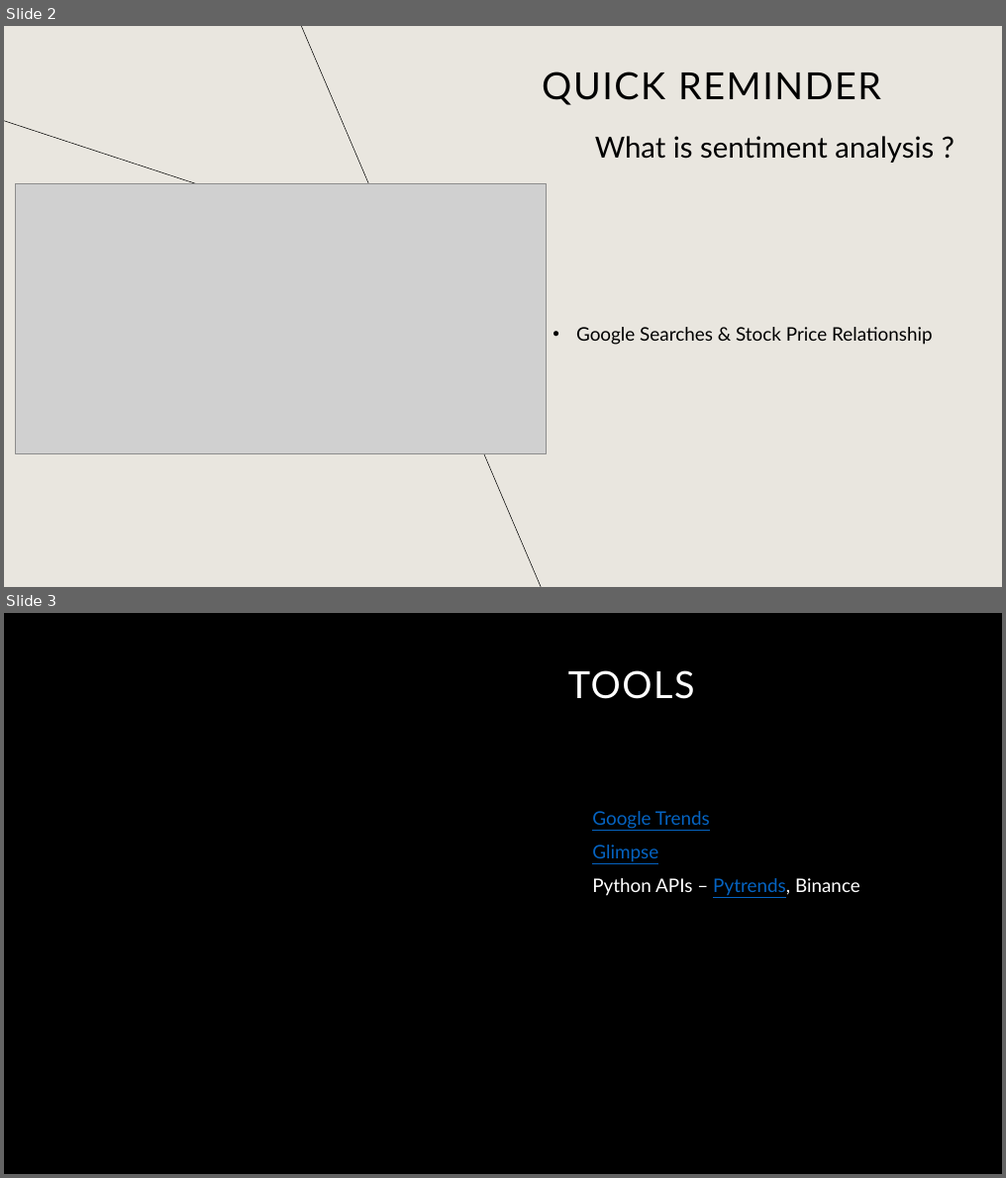
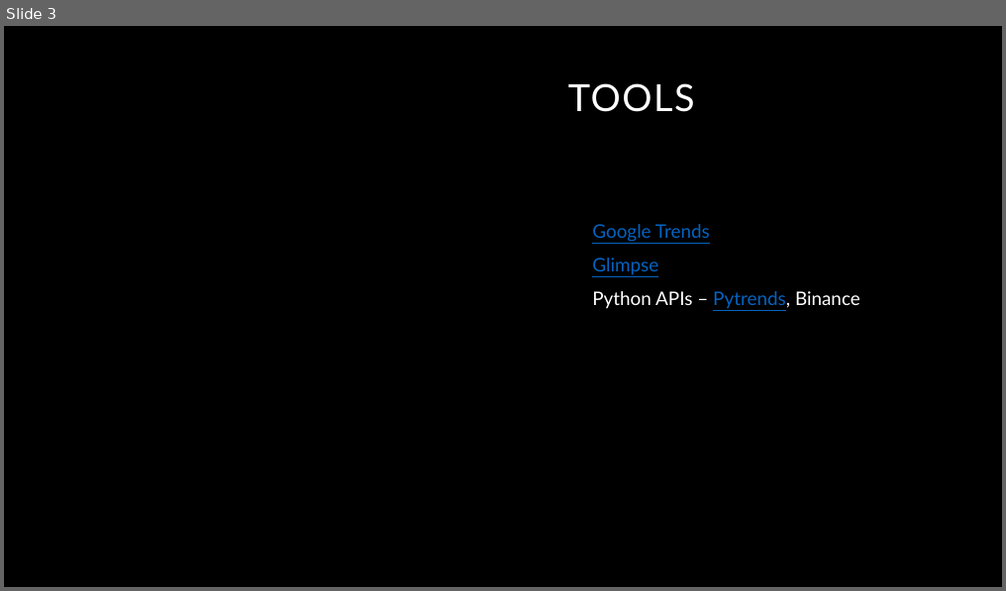
Before and after one commit to HillelCharbit/Trading-Algorithm-Project---google-trends, a slide deck: presentation/Google Trends as a Sentiment Indicator in Algorithmic - less verbal.pptx. Shown one above the other, each under a label of ours: slides 2 and 3 before the commit, slide 3 after it. The pictures are 1006x1178 and 1006x591 pixels, drawn with LibreOffice and Linux fonts; fonts in the diff are those of the drawing; grey boxes stand for pictures; background and template pictures are left out. Boxes give left, top, right and bottom in pixels: in the first picture for what was removed or moved away, otherwise in the second. Text is boxed around its words. In the diff, an @@ line names an element or a change of style, - is before the commit and + after.

```diff
--- a/presentation/Google Trends as a Sentiment Indicator in Algorithmic - less verbal.pptx
+++ b/presentation/Google Trends as a Sentiment Indicator in Algorithmic - less verbal.pptx
@@ slide 2 removed at (x1=4, y1=26, x2=1002, y2=587), background #E9E6DF @@
@@ line removed from (541, 587) to (301, 26) @@
@@ title removed at (x1=542, y1=72, x2=881, y2=105) @@
-QUICK REMINDER
@@ line removed from (541, 297) to (4, 121) @@
@@ text removed at (x1=595, y1=136, x2=934, y2=163) @@
-What is sentiment analysis ?
@@ picture removed at (x1=15, y1=184, x2=546, y2=455) @@
@@ text removed at (x1=576, y1=327, x2=933, y2=345) @@
-• Google Searches & Stock Price Relationship
```
Also in this commit, not shown: 1 slide changed, 2 slides added, 3 other files.
